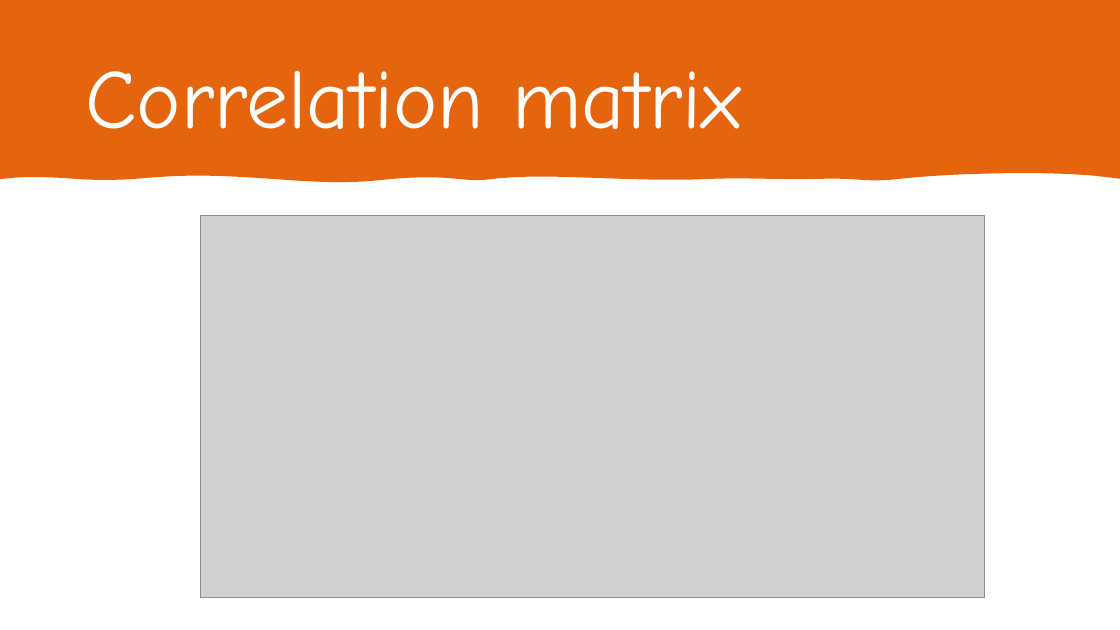
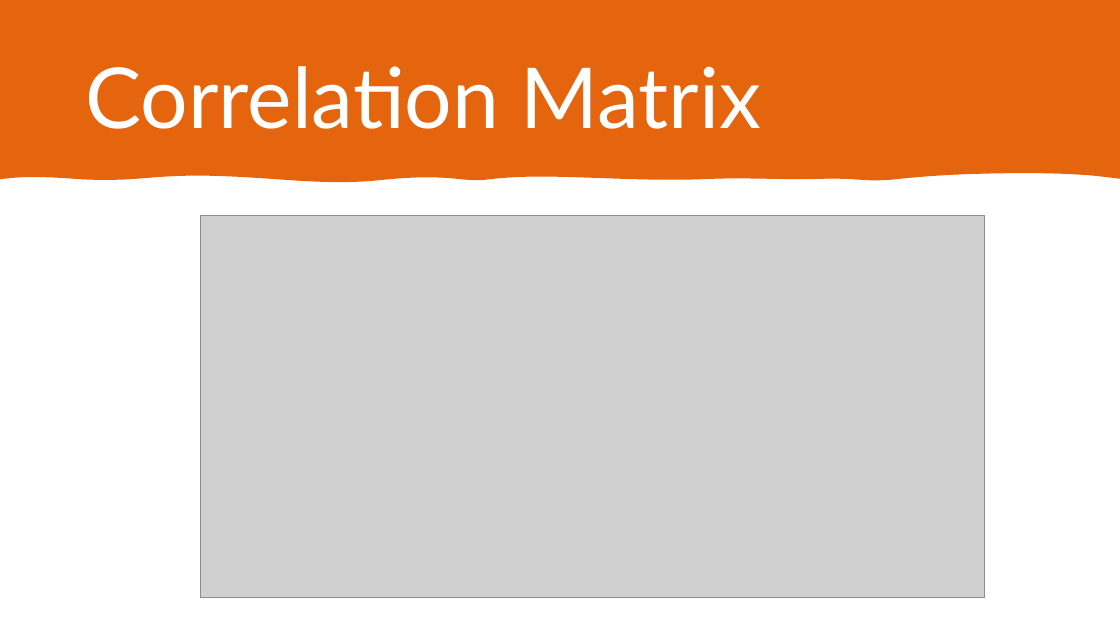
Before and after one commit to soodrk/R-Predict-Diabetes-using-Logistic-Regression, a slide deck: slide 7 of Diabetes prediction using logistic regression.pptx (slide 6 before the commit). Drawn at 1120x630 pixels with LibreOffice and Linux fonts; fonts in the diff are those of the drawing; grey boxes stand for pictures. Boxes give left, top, right and bottom in pixels: in the first picture for what was removed or moved away, otherwise in the second. Text is boxed around its words. In the diff, an @@ line names an element or a change of style, - is before the commit and + after.

```diff
--- a/Diabetes prediction using logistic regression.pptx
+++ b/Diabetes prediction using logistic regression.pptx
@@ title at (85, 66, 762, 129): text changed; font Comic Neue to Lato @@
-Correlation matrix
+Correlation Matrix
```
Also in this commit, not shown: 10 other slides changed, 7 slides added, 2 slides removed.
